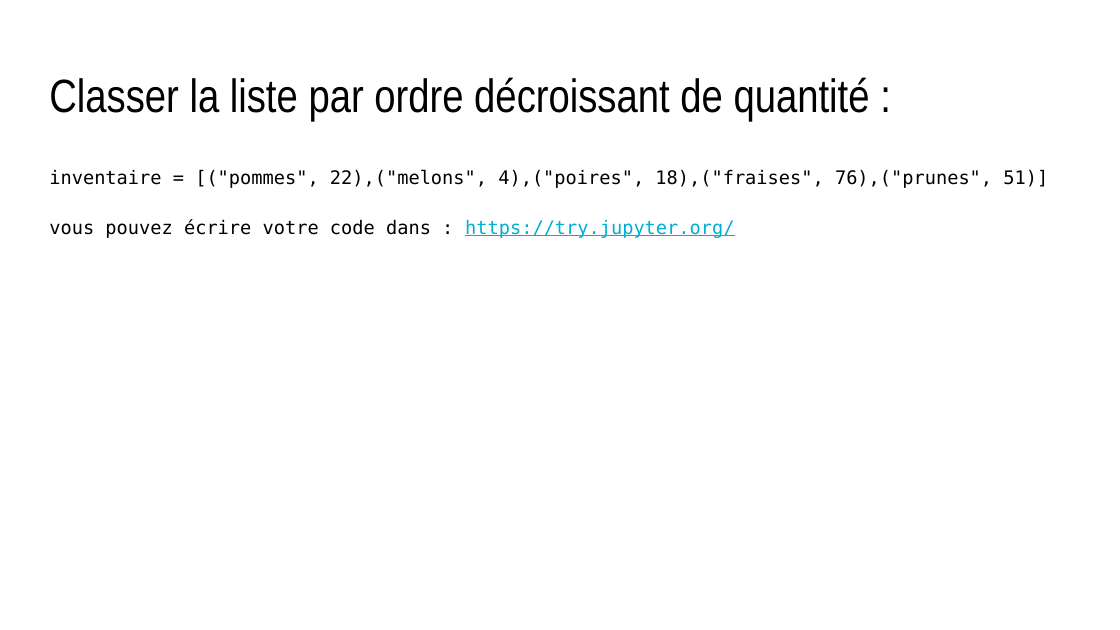
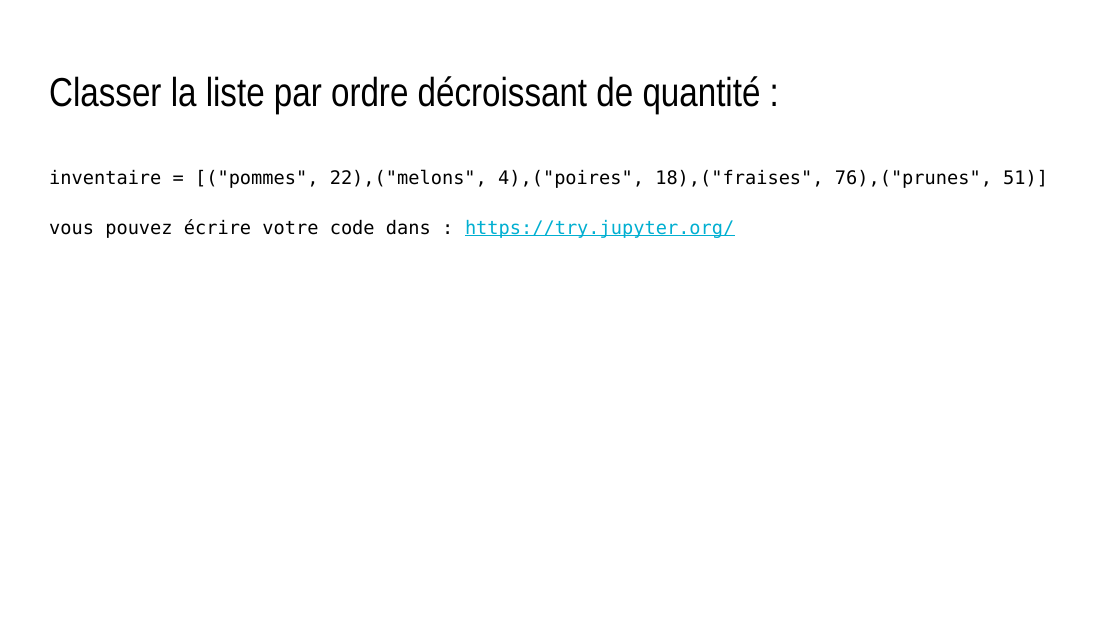
Before and after one commit to lao-tseu-is-alive/mynotebooks, a slide deck: slide 10 of Mise en situation.pptx (slide 6 before the commit). Drawn at 1120x630 pixels with LibreOffice and Linux fonts; fonts in the diff are those of the drawing. Boxes give left, top, right and bottom in pixels: in the first picture for what was removed or moved away, otherwise in the second. Text is boxed around its words. In the diff, an @@ line names an element or a change of style, - is before the commit and + after.

```diff
--- a/Mise en situation.pptx
+++ b/Mise en situation.pptx
@@ text "Classer la liste par ordre ..." at [49,76,761,114]: size 30 to 26 pt @@
```
Also in this commit, not shown: 10 other slides changed, 5 slides added, 1 slide removed, 3 other files.
